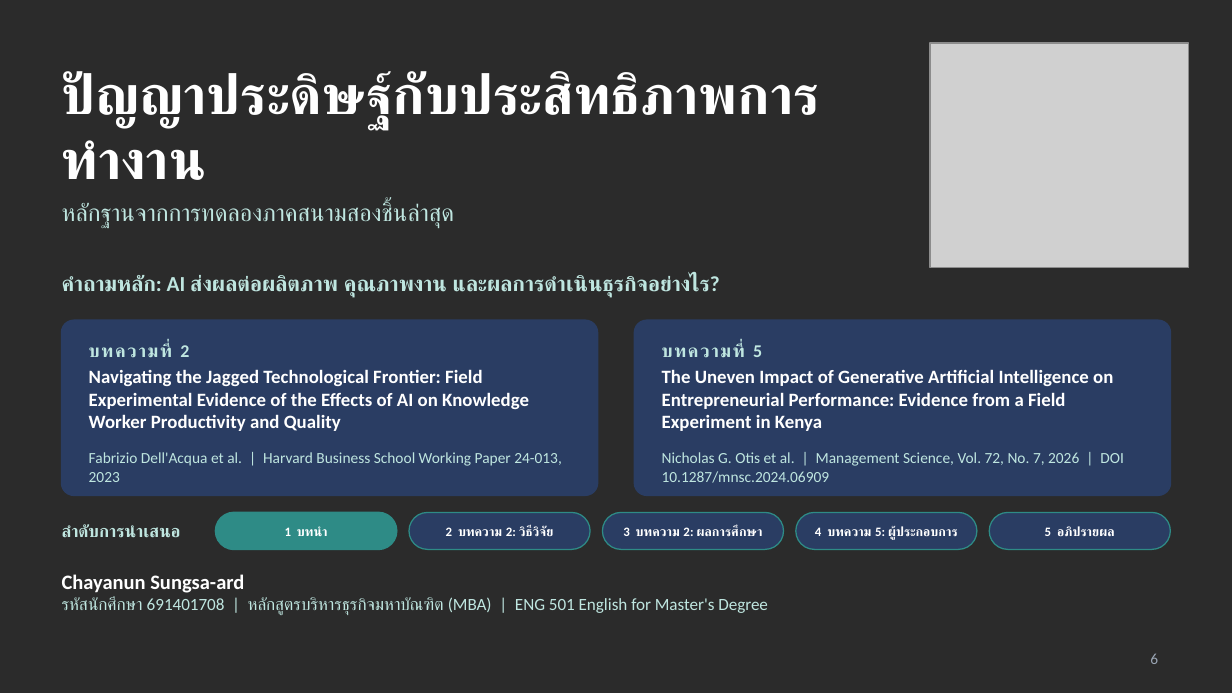
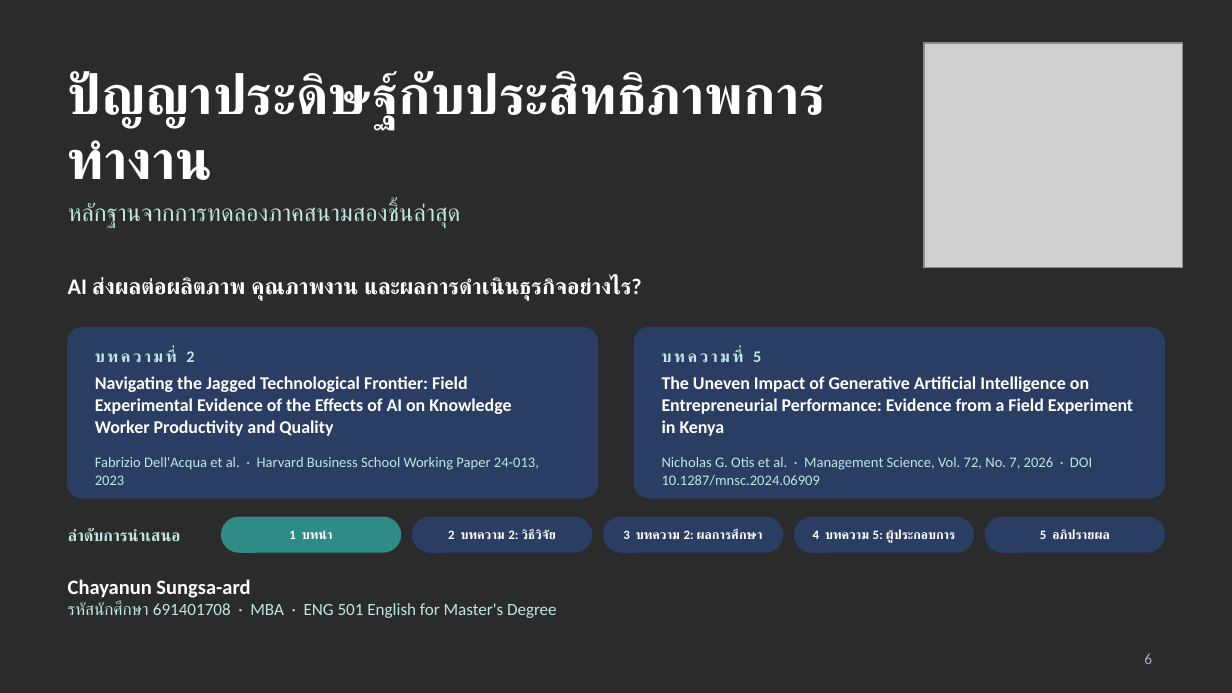
Before and after one commit to tungao06/slide-present-en, a slide deck: slide 6 of presentation/AI_Work_Performance_ENG501.pptx. Drawn at 1232x693 pixels with LibreOffice and Linux fonts; fonts in the diff are those of the drawing; grey boxes stand for pictures; background and template pictures are left out; a plain dark background stands for a picture behind light text. Boxes give left, top, right and bottom in pixels: in the first picture for what was removed or moved away, otherwise in the second. Text is boxed around its words. In the diff, an @@ line names an element or a change of style, - is before the commit and + after.

```diff
--- a/presentation/AI_Work_Performance_ENG501.pptx
+++ b/presentation/AI_Work_Performance_ENG501.pptx
@@ title "ปัญญาประดิษฐ์กับประสิทธิภาพการทำงาน": place and size @@
-title "ปัญญาประดิษฐ์กับประสิทธิภาพการทำงาน" at bbox=[62, 71, 819, 180]
+title "ปัญญาประดิษฐ์กับประสิทธิภาพการทำงาน" at bbox=[68, 71, 825, 180]
@@ picture: place and size @@
-picture at bbox=[930, 43, 1189, 267]
+picture at bbox=[924, 43, 1183, 267]
@@ text "หลักฐานจากการทดลองภาคสนามสองชิ้นล่าสุด": place and size @@
-text "หลักฐานจากการทดลองภาคสนามสองชิ้นล่าสุด" at bbox=[62, 202, 455, 228]
+text "หลักฐานจากการทดลองภาคสนามสองชิ้นล่าสุด" at bbox=[68, 202, 461, 228]
@@ text at bbox=[68, 277, 642, 301]: text changed; size 12.5 to 13 pt; text colour #BFE6E0 to #FFFFFF @@
-คำถามหลัก: AI ส่งผลต่อผลิตภาพ คุณภาพงาน และผลการดำเนินธุรกิจอย่างไร?
+AI ส่งผลต่อผลิตภาพ คุณภาพงาน และผลการดำเนินธุรกิจอย่างไร?
@@ rounded rectangle: place and size @@
-rounded rectangle at bbox=[62, 320, 598, 495]
+rounded rectangle at bbox=[68, 328, 598, 498]
@@ rounded rectangle at bbox=[68, 328, 598, 498]: proportions changed @@
@@ rounded rectangle at bbox=[634, 328, 1164, 498]: proportions changed @@
@@ rounded rectangle: place and size @@
-rounded rectangle at bbox=[634, 320, 1170, 495]
+rounded rectangle at bbox=[634, 328, 1164, 498]
@@ text "บทความที่ 2": place and size @@
-text "บทความที่ 2" at bbox=[89, 343, 189, 358]
+text "บทความที่ 2" at bbox=[186, 351, 194, 362]
@@ text "บทความที่ 2" at bbox=[186, 351, 194, 362]: size 10.5 to 9.5 pt, letter spacing 1 to 1.5 pt @@
@@ text "บทความที่ 5" at bbox=[753, 351, 761, 362]: size 10.5 to 9.5 pt, letter spacing 1 to 1.5 pt @@
@@ text "บทความที่ 5": place and size @@
-text "บทความที่ 5" at bbox=[662, 343, 762, 358]
+text "บทความที่ 5" at bbox=[753, 351, 761, 362]
@@ text "Navigating the Jagged Technological Frontier: ...": place and size @@
-text "Navigating the Jagged Technological Frontier: ..." at bbox=[89, 369, 529, 431]
+text "Navigating the Jagged Technological Frontier: ..." at bbox=[95, 376, 511, 436]
@@ text "Navigating the Jagged Technological Frontier: ..." at bbox=[95, 376, 511, 436]: size 11 to 10.5 pt @@
@@ text "The Uneven Impact of Generative ..." at bbox=[662, 376, 1133, 436]: size 11 to 10.5 pt @@
@@ text "The Uneven Impact of Generative ...": place and size @@
-text "The Uneven Impact of Generative ..." at bbox=[662, 369, 1113, 431]
+text "The Uneven Impact of Generative ..." at bbox=[662, 376, 1133, 436]
@@ text at bbox=[95, 457, 539, 485]: text changed; size 9 to 8.5 pt @@
-Fabrizio Dell'Acqua et al. | Harvard Business School Working Paper 24-013, 2023
+Fabrizio Dell'Acqua et al. · Harvard Business School Working Paper 24-013, 2023
@@ text at bbox=[662, 457, 1092, 486]: text changed; size 9 to 8.5 pt @@
-Nicholas G. Otis et al. | Management Science, Vol. 72, No. 7, 2026 | DOI 10.1287/mnsc.2024.06909
+Nicholas G. Otis et al. · Management Science, Vol. 72, No. 7, 2026 · DOI 10.1287/mnsc.2024.06909
@@ text "ลำดับการนำเสนอ" at bbox=[68, 528, 180, 541]: size 10 to 9.5 pt @@
@@ 2 texts, 2 rounded rectangles: place and size @@
-2 texts, 2 rounded rectangles at bbox=[216, 513, 590, 549]
+2 texts, 2 rounded rectangles at bbox=[222, 517, 591, 552]
@@ text "3 บทความ 2: ผลการศึกษา": place and size @@
-text "3 บทความ 2: ผลการศึกษา" at bbox=[623, 525, 763, 536]
+text "3 บทความ 2: ผลการศึกษา" at bbox=[623, 529, 763, 539]
@@ rounded rectangle: place and size @@
-rounded rectangle at bbox=[602, 513, 784, 549]
+rounded rectangle at bbox=[604, 517, 782, 552]
@@ text "4 บทความ 5: ผู้ประกอบการ": place and size @@
-text "4 บทความ 5: ผู้ประกอบการ" at bbox=[815, 526, 958, 539]
+text "4 บทความ 5: ผู้ประกอบการ" at bbox=[813, 529, 956, 543]
@@ rounded rectangle: place and size @@
-rounded rectangle at bbox=[796, 513, 977, 549]
+rounded rectangle at bbox=[795, 517, 973, 552]
@@ text "5 อภิปรายผล": place and size @@
-text "5 อภิปรายผล" at bbox=[1045, 526, 1115, 536]
+text "5 อภิปรายผล" at bbox=[1040, 529, 1110, 539]
@@ rounded rectangle: place and size @@
-rounded rectangle at bbox=[989, 513, 1170, 549]
+rounded rectangle at bbox=[986, 517, 1164, 552]
@@ outline #2E8B86 0.75 pt to #2A3D63 1 pt in 4 elements at bbox=[604, 517, 782, 552], bbox=[795, 517, 973, 552], bbox=[413, 517, 591, 552], bbox=[986, 517, 1164, 552] @@
@@ text at bbox=[68, 602, 557, 618]: text changed @@
-รหัสนักศึกษา 691401708 | หลักสูตรบริหารธุรกิจมหาบัณฑิต (MBA) | ENG 501 English for Master's Degree
+รหัสนักศึกษา 691401708 · MBA · ENG 501 English for Master's Degree
@@ page number at bbox=[1144, 653, 1152, 664]: text colour #9AA5B4 to #A3ADBB @@
```
Also in this commit, not shown: 9 other slides changed, 2 other files.
